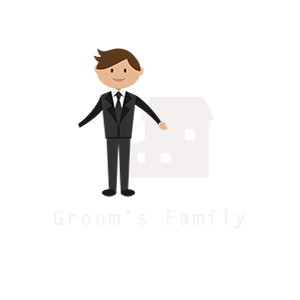
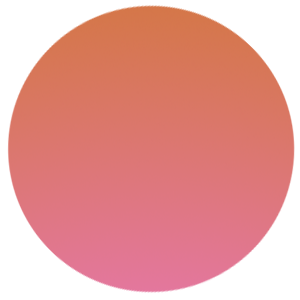
Layer changes from the first 300 x 300 image to the second:
hid group "groom's family" (3 layers) over <box>54,48,245,229</box>
added layer "Layer 1" above "Layer 0" over <box>7,4,295,293</box>
